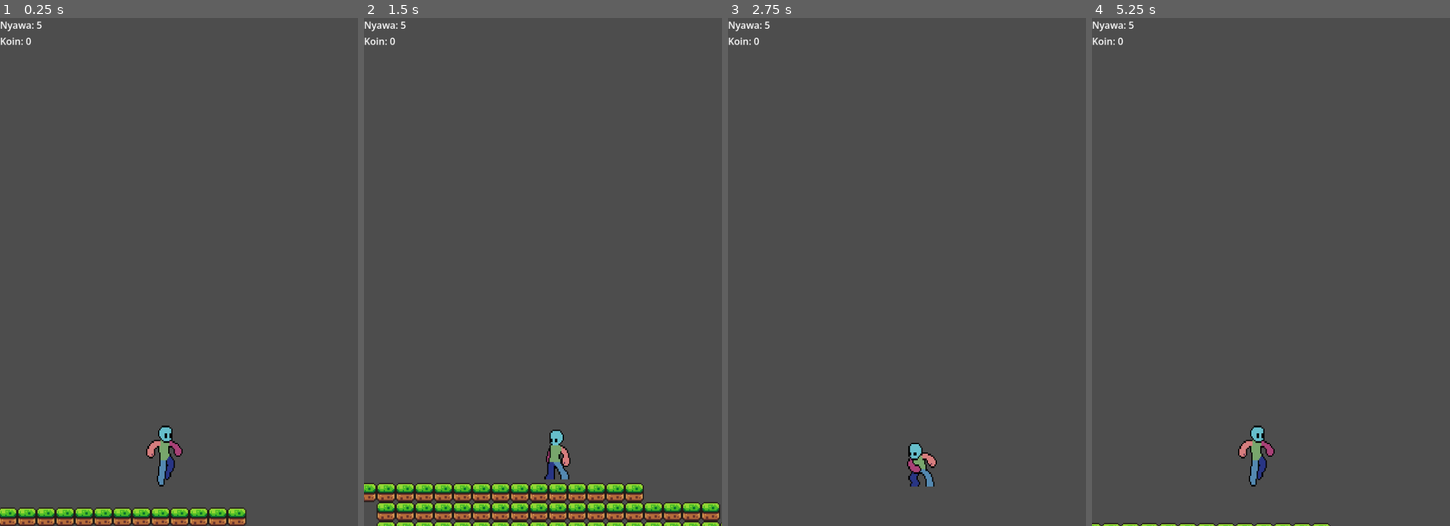
Above: before the commit, frames 1-4 (left to right).
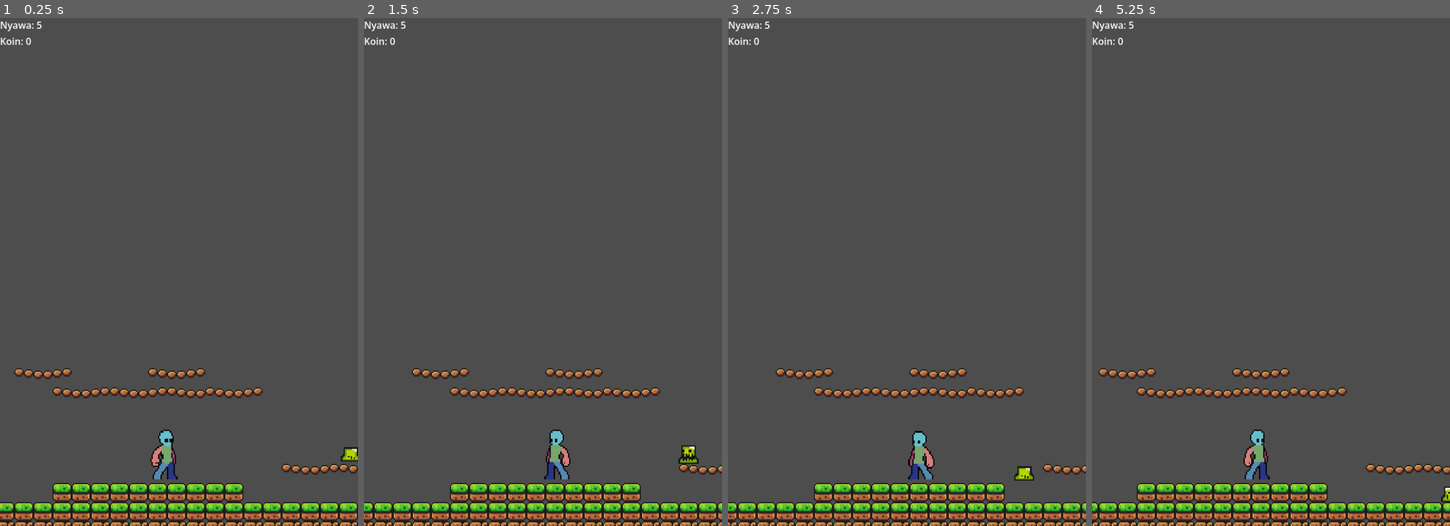
Above: after the commit, the same moments.

Repository: DWsatrya/tugas-dewa-satrya
Game: Godot game, scene res://main.tscn
The game is run twice, just before and just after one commit, with the same random seed, the same clock (stepped at 60 frames per second) and the same inputs.
Inputs:
- Up to frame 1 (0.25 s): no input
- Up to frame 2 (1.5 s): tap D (jalan_kanan) at 0.6 s; tap A (jalan_kiri) at 1.35 s
- Up to frame 3 (2.75 s): tap Space (loncat) at 2.1 s
- Up to frame 4 (5.25 s): tap one key every 0.75 s from 2.85 s: D (jalan_kanan) A (jalan_kiri) Space (loncat) D (jalan_kanan)

The runs differ from the first frame. In frame 1, 8.5% of the frame differs, in the area x 0-100%, y 68-100%; in frame 2, 6.3%; in frame 3, 8.4%; in frame 4, 8.5%.

Commit message:
menambahkan state pattern
menambahkan state pattern turn dan patrol , BELUM FIX 100% JADI MASIH ADA KENDALA

Diff:
--- a/Enemy.gd
+++ b/Enemy.gd
@@ -1,19 +1,69 @@
 extends CharacterBody2D
 
 @export var kecepatan: float = 80.0
+
 var arah: float = 1.0
-@onready var anim: AnimatedSprite2D = $AnimatedSprite2D  # tambah ini
+var can_turn: bool = true
+
+@onready var anim: AnimatedSprite2D = $AnimatedSprite2D
+@onready var ground_check: RayCast2D = $RayCast2D
+
+enum State {
+	PATROL,
+	TURN
+}
+
+var current_state = State.PATROL
 
 func _physics_process(delta: float) -> void:
+
+	match current_state:
+		State.PATROL:
+			patrol(delta)
+
+		State.TURN:
+			turn()
+
+
+func patrol(delta: float) -> void:
+
 	velocity.x = kecepatan * arah
 	velocity += get_gravity() * delta
+
 	move_and_slide()
 
-	anim.play("gerak_musuh")  # panggil animasi kamu disini
+	anim.play("gerak_musuh")
 
-	if is_on_wall():
-		arah *= -1
-		scale.x *= -1
+	# Update RayCast agar hasilnya selalu terbaru
+	ground_check.force_raycast_update()
+
+	if can_turn:
+		if is_on_wall():
+			current_state = State.TURN
+
+		elif !ground_check.is_colliding():
+			current_state = State.TURN
+
+
+func turn() -> void:
+
+	can_turn = false
+
+	# Balik arah jalan
+	arah *= -1
+
+	# Balik sprite
+	scale.x *= -1
+
+	# Pindahkan RayCast ke depan musuh
+	ground_check.position.x *= -1
+
+	# Tunggu sebentar agar tidak bolak-balik terus
+	await get_tree().create_timer(0.2).timeout
+
+	can_turn = true
+	current_state = State.PATROL
+
 
 func _on_area_2d_body_entered(body: Node2D) -> void:
 	if body.is_in_group("player"):
--- a/Enemy.tscn
+++ b/Enemy.tscn
@@ -123,4 +123,8 @@
 scale = Vector2(0.9999979, 0.9999979)
 shape = SubResource("RectangleShape2D_2hac7")
 
+[node name="RayCast2D" type="RayCast2D" parent="." unique_id=1519188869]
+position = Vector2(14, 14.5)
+target_position = Vector2(0, 10)
+
 [connection signal="body_entered" from="Area2D" to="." method="_on_area_2d_body_entered"]
--- a/main.tscn
+++ b/main.tscn
@@ -14,10 +14,10 @@
 position = Vector2(528.99994, 724)
 
 [node name="Enemy" parent="." unique_id=1426752337 instance=ExtResource("3_272bh")]
-position = Vector2(585, 704)
+position = Vector2(1694, 644)
 
 [node name="player" parent="." unique_id=503546011 instance=ExtResource("2_0xm2m")]
-position = Vector2(157, 466.00006)
+position = Vector2(1378, 561)
 scale = Vector2(1.4, 1.4)
 
 [node name="Camera2D" type="Camera2D" parent="player" unique_id=977968314]
